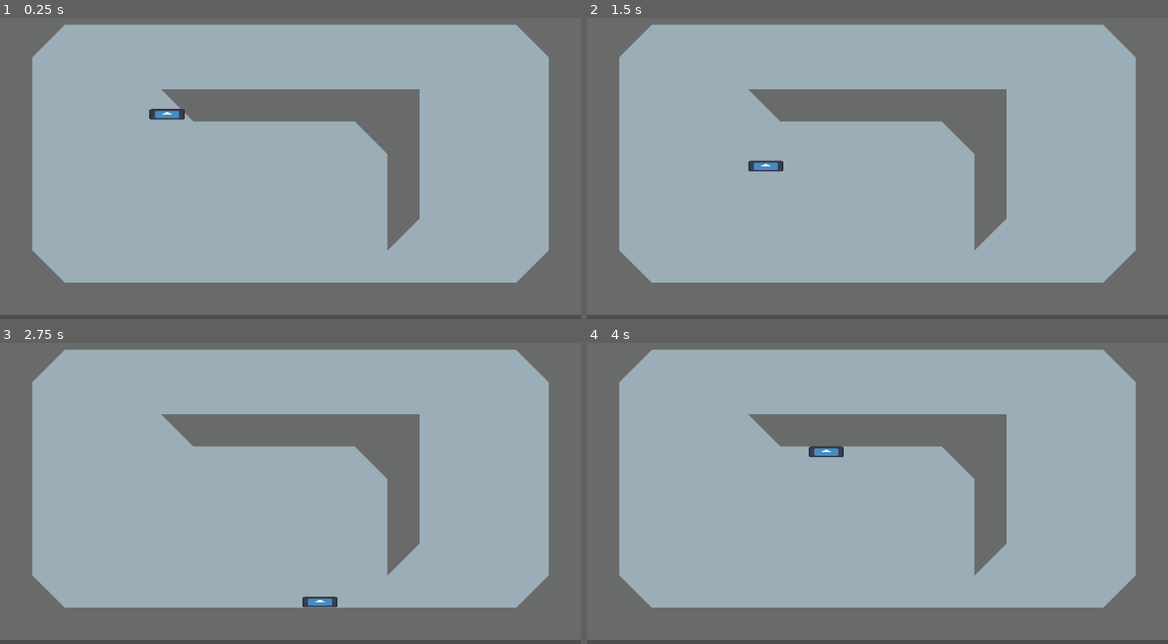
Above: before the commit, frames 1-4 (two rows, left to right).
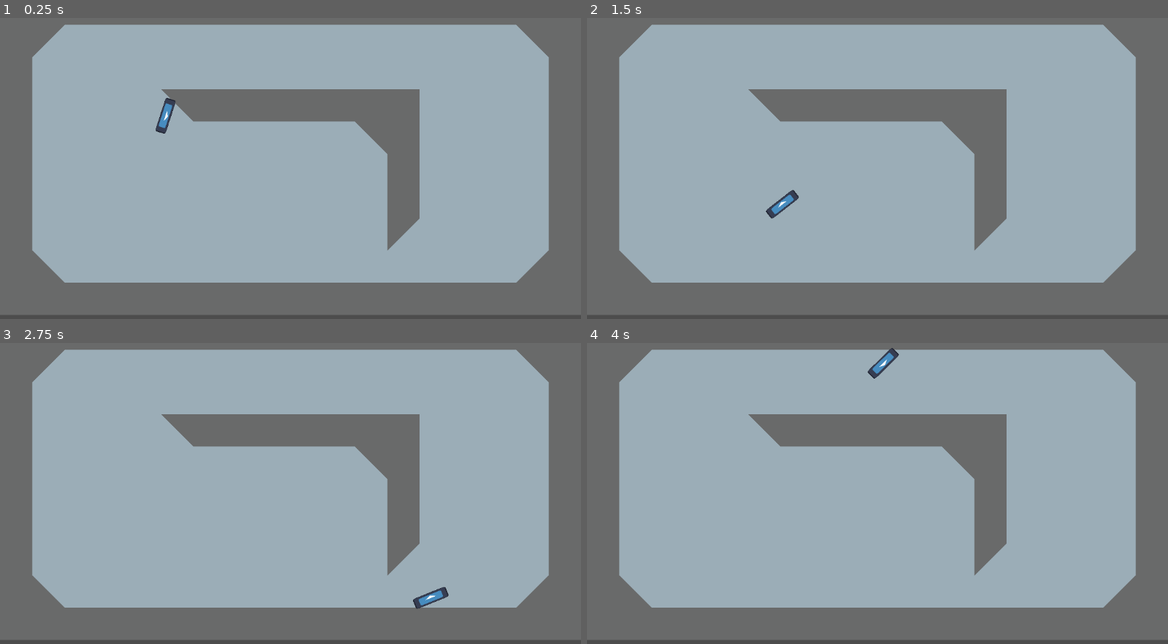
Above: after the commit, the same moments.

Repository: prestonhale/flatorant
Game: Godot game, scene res://preston_wip/world/p_world.tscn
The game is run twice, just before and just after one commit, with the same random seed, the same clock (stepped at 60 frames per second) and the same inputs. This scene is started directly instead of the project's main scene. The engine's default icon, where the game draws it, is replaced by a stand-in: a white triangle on a blue panel in a dark square.
Inputs (mouse positions are in pixels of both pictures, inside the frame that each line leads up to):
- Up to frame 1 (0.25 s): no input
- Up to frame 2 (1.5 s): tap Enter at 0.5 s; move the mouse to (1005, 138) at 0.52 s; hold D (right) 0.53-1.28 s; tap Space at 1.25 s; move the mouse to (761, 171) at 1.27 s; hold S (down) from 1.28 s (still down)
- Up to frame 3 (2.75 s): move the mouse to (348, 409) at 2.02 s; release S (down) at 2.03 s; hold D (right) from 2.03 s (still down)
- Up to frame 4 (4 s): move the mouse to (848, 544) at 2.77 s; release D (right) at 2.78 s; hold W (up) 2.78-3.53 s; move the mouse to (1051, 529) at 3.52 s; hold A (left) from 3.53 s (still down)

The runs differ from the first frame. In frame 1, 0.4% of the frame differs, in the area x 25-32%, y 26-39%; in frame 2, 0.4%, in the area x 27-37%, y 47-67%; in frame 3, 0.4%; in frame 4, 0.4%.

Commit message:
twisties

Diff:
--- a/preston_wip/character/character.gd
+++ b/preston_wip/character/character.gd
@@ -2,10 +2,11 @@
 
 @export var speed = 400
 
-func get_input():
+func get_input(delta):
 	var input_direction = Input.get_vector("left", "right", "up", "down")
-	velocity = input_direction * speed
+	velocity = input_direction * speed * delta * 100
+	look_at(get_global_mouse_position())
 
 func _physics_process(delta):
-	get_input()
+	get_input(delta)
 	move_and_slide()
Not shown: 1 places in preston_wip/world/p_world.tscn that only renumber resources
Not shown: 1 places in tiles/hi-rest-tiles.tres that only renumber resources
